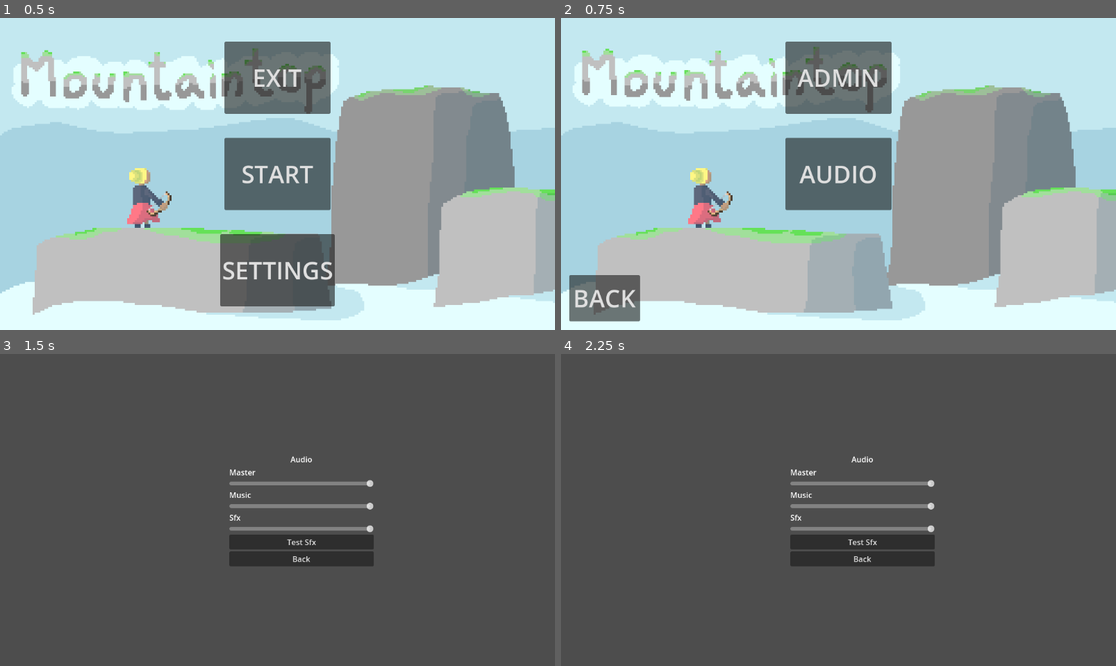
Above: before the commit, frames 1-4 (two rows, left to right).
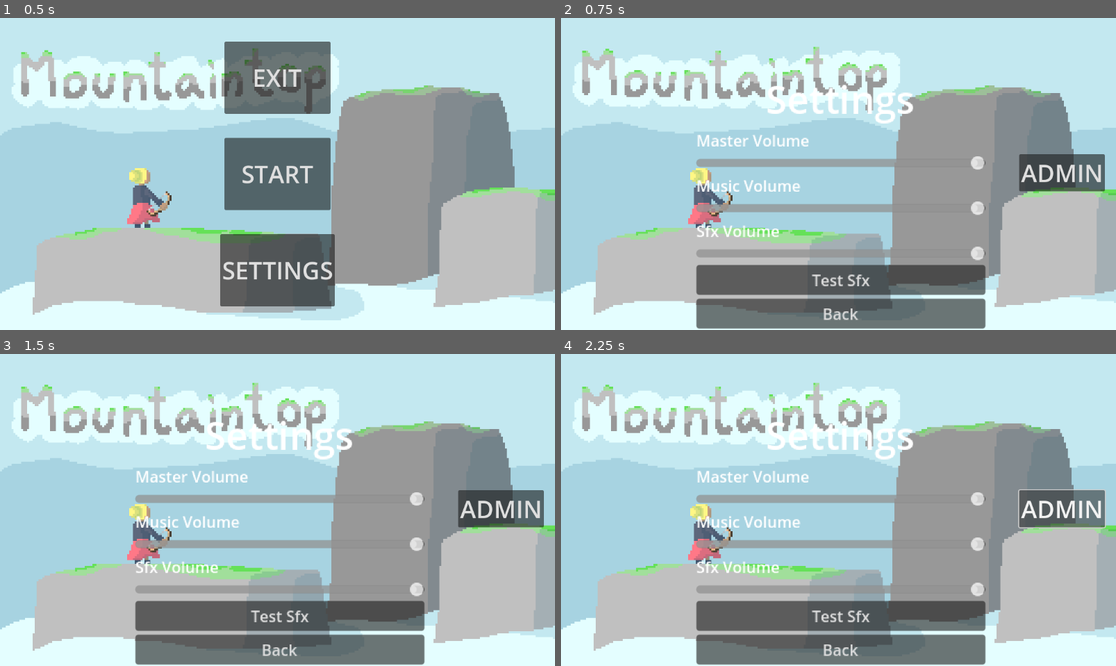
Above: after the commit, the same moments.

Repository: Kryzi/Eksamens-projekt
Game: Godot game, scene res://scenes/main_menu/main_menu.tscn
Two runs of this game, one before a commit and one after it. Both use one fixed random seed, a clock stepped at 60 frames per second and the inputs below. The engine's default icon, where the game draws it, is replaced by a stand-in: a white triangle on a blue panel in a dark square. Sound files missing from this copy of the repository are replaced by a short silence.
Inputs (mouse positions are in pixels of both pictures, inside the frame that each line leads up to):
- Up to frame 1 (0.5 s): no input
- Up to frame 2 (0.75 s): click "SETTINGS" at 0.5 s
- Up to frame 3 (1.5 s): click (277, 510) at 1.25 s, where only the run before the commit has a clickable "AUDIO"
- Up to frame 4 (2.25 s): click (1060, 510) at 2 s, where only the run after the commit has a clickable "ADMIN"

Frame 1 is identical in both runs. In frame 2, 26% of the frame differs, in the area x 1-98%, y 7-100%; in frame 3, 94%; in frame 4, 94%, in the area x 0-100%, y 0-100%.

Commit message:
LIlle bitte bitte bitte fix

Diff:
--- a/scenes/main_menu/audiosetting.tscn
+++ b/scenes/main_menu/audiosetting.tscn
@@ -19,12 +19,13 @@
 
 [node name="Audio" type="Label" parent="."]
 layout_mode = 2
-text = "Audio"
+theme_override_font_sizes/font_size = 40
+text = "Settings"
 horizontal_alignment = 1
 
 [node name="Master" type="Label" parent="."]
 layout_mode = 2
-text = "Master"
+text = "Master Volume"
 
 [node name="MasterSlider" type="HSlider" parent="."]
 layout_mode = 2
@@ -34,7 +35,7 @@
 
 [node name="Music" type="Label" parent="."]
 layout_mode = 2
-text = "Music"
+text = "Music Volume"
 
 [node name="MusicSlider" type="HSlider" parent="."]
 layout_mode = 2
@@ -44,7 +45,7 @@
 
 [node name="Sfx" type="Label" parent="."]
 layout_mode = 2
-text = "Sfx"
+text = "Sfx Volume"
 
 [node name="SfxSlider" type="HSlider" parent="."]
 layout_mode = 2
--- a/scenes/main_menu/settings.tscn
+++ b/scenes/main_menu/settings.tscn
@@ -1,9 +1,10 @@
-[gd_scene load_steps=5 format=3 uid="uid://c65cd31mjal7x"]
+[gd_scene load_steps=6 format=3 uid="uid://c65cd31mjal7x"]
 
 [ext_resource type="Script" path="res://scripts/main/main_menu/settings.gd" id="1_ptpxv"]
 [ext_resource type="Texture2D" uid="uid://bjwifun6vg0gl" path="res://sprites/main_menu/spiller_i_bjerglandskab.png" id="1_snejb"]
 [ext_resource type="Texture2D" uid="uid://gaccdbguqo75" path="res://sprites/main_menu/mountaintop_titel.png" id="2_7xytm"]
 [ext_resource type="AudioStream" uid="uid://dnsulxlnyiv1h" path="res://sounds/MenuMusik.mp3" id="4_ayu7r"]
+[ext_resource type="PackedScene" uid="uid://vliwu7hcfve1" path="res://scenes/main_menu/audiosetting.tscn" id="4_fw85q"]
 
 [node name="settings" type="Node"]
 script = ExtResource("1_ptpxv")
@@ -24,54 +25,34 @@
 grow_vertical = 2
 texture = ExtResource("2_7xytm")
 
-[node name="Audio" type="Button" parent="."]
-anchors_preset = 8
-anchor_left = 0.5
+[node name="Admin" type="Button" parent="."]
+anchors_preset = 6
+anchor_left = 1.0
 anchor_top = 0.5
-anchor_right = 0.5
+anchor_right = 1.0
 anchor_bottom = 0.5
-offset_left = -110.0
-offset_top = -75.0
-offset_right = 110.0
-offset_bottom = 75.0
-grow_horizontal = 2
-grow_vertical = 2
-theme_override_font_sizes/font_size = 50
-text = "AUDIO"
-
-[node name="Admin" type="Button" parent="."]
-anchors_preset = 8
-anchor_left = 0.5
-anchor_top = 0.5
-anchor_right = 0.5
-anchor_bottom = 0.5
-offset_left = -110.0
-offset_top = -275.0
-offset_right = 110.0
-offset_bottom = -125.0
-grow_horizontal = 2
+offset_left = -201.0
+offset_top = -41.0
+offset_right = -23.0
+offset_bottom = 36.0
+grow_horizontal = 0
 grow_vertical = 2
 theme_override_font_sizes/font_size = 50
 text = "ADMIN"
-
-[node name="Back" type="Button" parent="."]
-anchors_preset = 2
-anchor_top = 1.0
-anchor_bottom = 1.0
-offset_left = 17.0
-offset_top = -114.0
-offset_right = 164.0
-offset_bottom = -18.0
-grow_vertical = 0
-size_flags_vertical = 3
-theme_override_font_sizes/font_size = 50
-text = "BACK"
 
 [node name="MenuMusik" type="AudioStreamPlayer" parent="."]
 stream = ExtResource("4_ayu7r")
 autoplay = true
 bus = &"Music"
 
-[connection signal="pressed" from="Audio" to="." method="_on_audio_pressed"]
+[node name="audiosetting" parent="." instance=ExtResource("4_fw85q")]
+anchors_preset = 8
+anchor_top = 0.5
+anchor_bottom = 0.5
+offset_left = -295.0
+offset_top = -211.0
+offset_right = 5.0
+offset_bottom = 55.0
+scale = Vector2(2, 2)
+
 [connection signal="pressed" from="Admin" to="." method="_on_admin_pressed"]
-[connection signal="pressed" from="Back" to="." method="_on_back_pressed"]
--- a/scripts/main/main_menu/audiosetting.gd
+++ b/scripts/main/main_menu/audiosetting.gd
@@ -17,7 +17,7 @@
 
 
 func _on_back_pressed():
-	get_tree().change_scene_to_file("res://scenes/main_menu/settings.tscn")
+	get_tree().change_scene_to_file("res://scenes/main_menu/main_menu.tscn")
 
 
 func _on_music_slider_value_changed(value):
Not shown, added: sprites/omraader/omraade1/o1-4/o1-4_fuld.png.import
Not shown, added: sprites/omraader/omraade1/o1-4/o1-4_jord.png.import
Not shown, added: sprites/omraader/omraade1/o1-4/o1-4_klippe.png.import
Not shown, added: sprites/omraader/omraade1/o1-4/o1-4_taage.png.import
